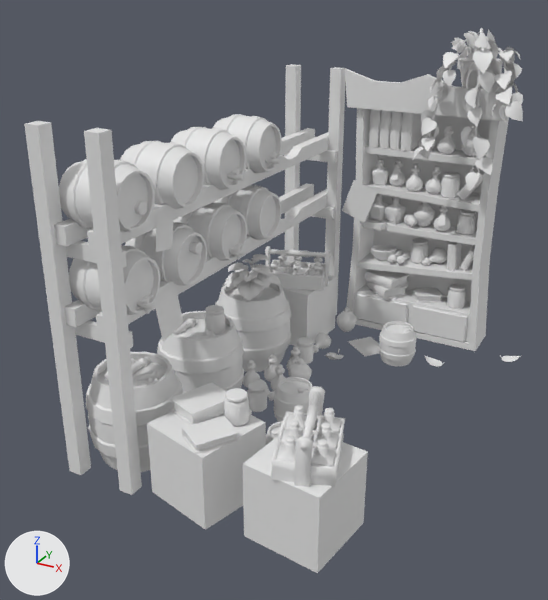
The FBX model Assets/Models/Visual/Counters/Counter_Sell.fbx: old version first, new version second.
Before and after are seen from a 50 mm camera at (3.65, -9.49, 6.36) aimed at (-1.25, -0.58, 1.9). Every picture has the same lights, and +X, +Y and +Z are marked at lower left. The older version comes first. Materials are left out; every surface is plain grey. Where no turn or scale is listed for an object, it has been applied to the vertices. Vertices at exactly the same position are counted once.

In view in the first picture: 'Counter_Sell'.
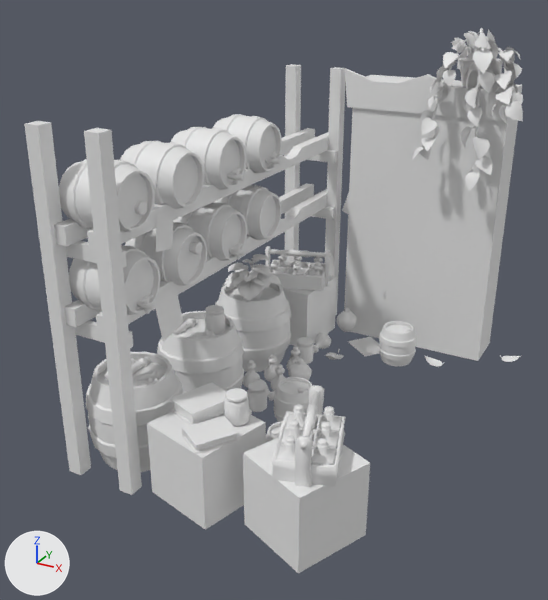
Boxes [x1, y1, x2, y2] around the edits, measured in the pictures (548 x 600 px; the box of a moved part takes in the faces that stretch with it):
'Counter_Sell_Decale', added
    after: [344, 75, 522, 361]
part 1 of me_counter_sell, moved or reshaped
    before: [243, 436, 368, 573]
    after: [243, 437, 370, 573]

Edits to the bpy script that builds the scene:
```text
Change me_counter_sell:
    used by ob_counter_sell; location = (0.0, 0.0, 0.0)
    remove me_counter_sell.from_pydata(...)  # 22384 vertices, 22650 faces; spans x -3.11..1.76, y -3.36..3.69, z -0.02..5.49
    add me_counter_sell.from_pydata(...)  # 22384 vertices, 22650 faces; spans x -3.11..1.76, y -3.47..3.69, z -0.02..5.49
    me_counter_sell part 1: the loose piece of 8 vertices spanning x -0.21..0.97, y -3.36..-2.17, z -0.01..1.06 is turned -106.7 degrees about the z axis through its middle
    other edits to the shape of me_counter_sell do not show in these pictures
Add me_counter_sell_decale:
    me_counter_sell_decale.from_pydata([(-1.61, 2.9, -0.16), (-1.61, 2.9, 4.58), (-1.61, 3.71, -0.16), (-1.61, 3.71, 4.58), (1.03, 2.9, -0.16), (1.03, 2.9, 4.58), (1.03, 3.71, -0.16), (1.03, 3.71, 4.58)], [], [(0, 1, 3, 2), (6, 7, 5, 4), (4, 5, 1, 0), (7, 3, 1, 5)])
Add ob_counter_sell_decale:
    ob_counter_sell_decale = bpy.data.objects.new('Counter_Sell_Decale', me_counter_sell_decale)
    ob_counter_sell_decale.location = (0.0, 0.0, 0.0)
```
